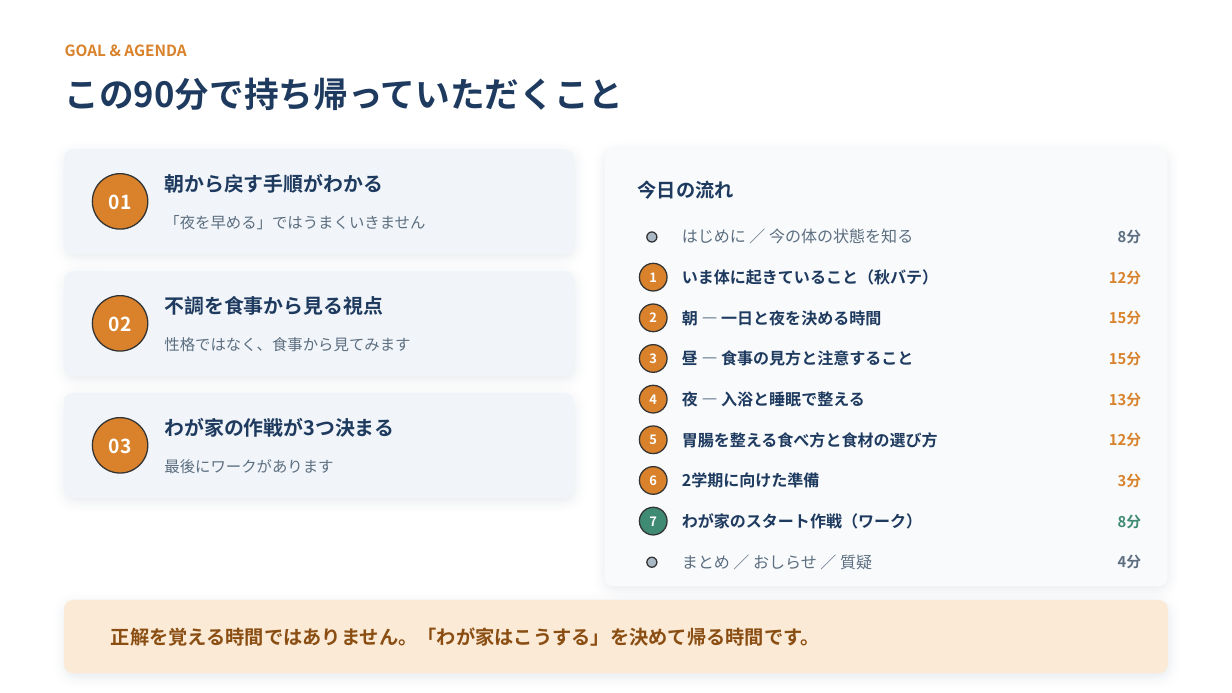
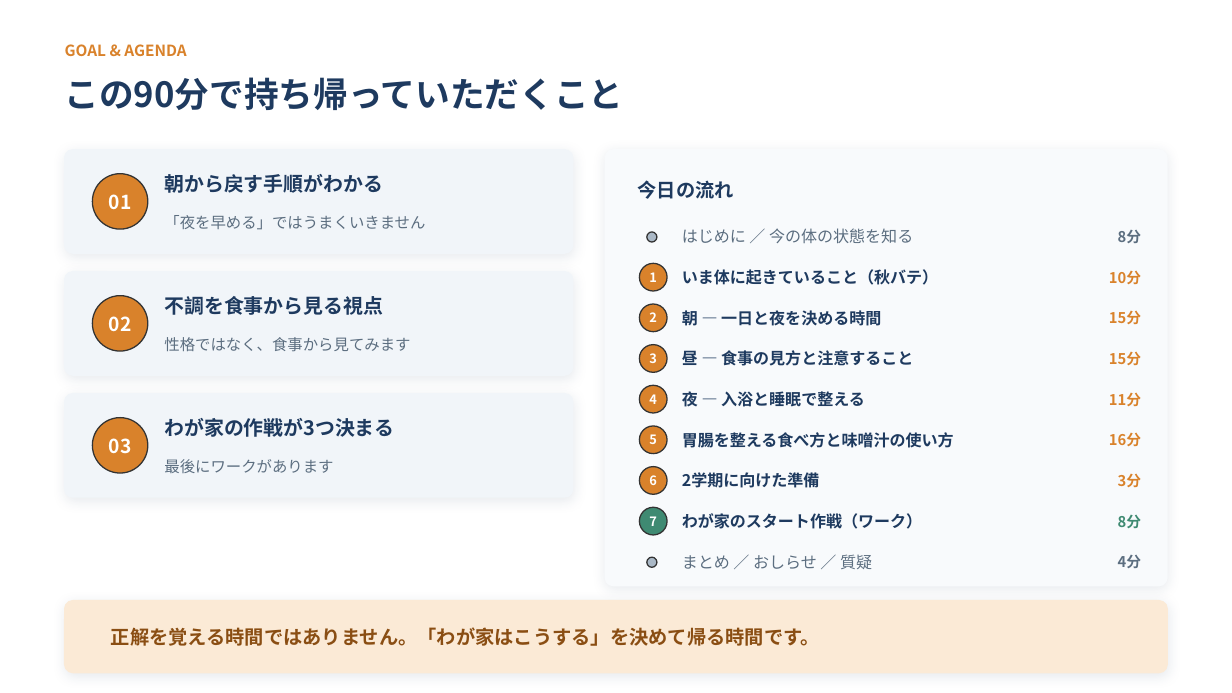
Before and after one commit to xxhmannasuimhxx/-, a slide deck: slide 3 of 夏休みの終わり_第2回_食と生活リズムの整え方.pptx. Drawn at 1232x693 pixels with LibreOffice and Linux fonts; fonts in the diff are those of the drawing. Boxes give left, top, right and bottom in pixels: in the first picture for what was removed or moved away, otherwise in the second. Text is boxed around its words. In the diff, an @@ line names an element or a change of style, - is before the commit and + after.

```diff
--- a/夏休みの終わり_第2回_食と生活リズムの整え方.pptx
+++ b/夏休みの終わり_第2回_食と生活リズムの整え方.pptx
@@ text at [1109,271,1141,284]: text changed @@
-12分
+10分
@@ text at [1109,393,1141,406]: text changed @@
-13分
+11分
@@ text at [682,432,954,448]: text changed @@
-胃腸を整える食べ方と食材の選び方
+胃腸を整える食べ方と味噌汁の使い方
@@ text at [1109,433,1141,446]: text changed @@
-12分
+16分
```
Also in this commit, not shown: 2 slides added, 1 other file.
